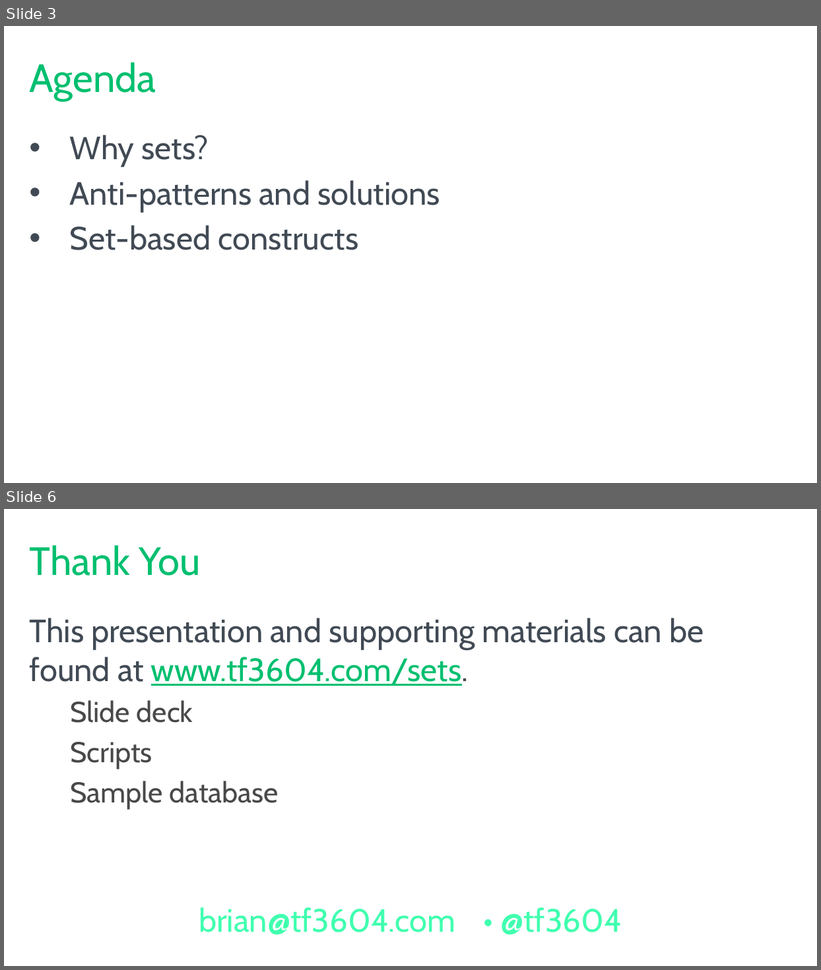
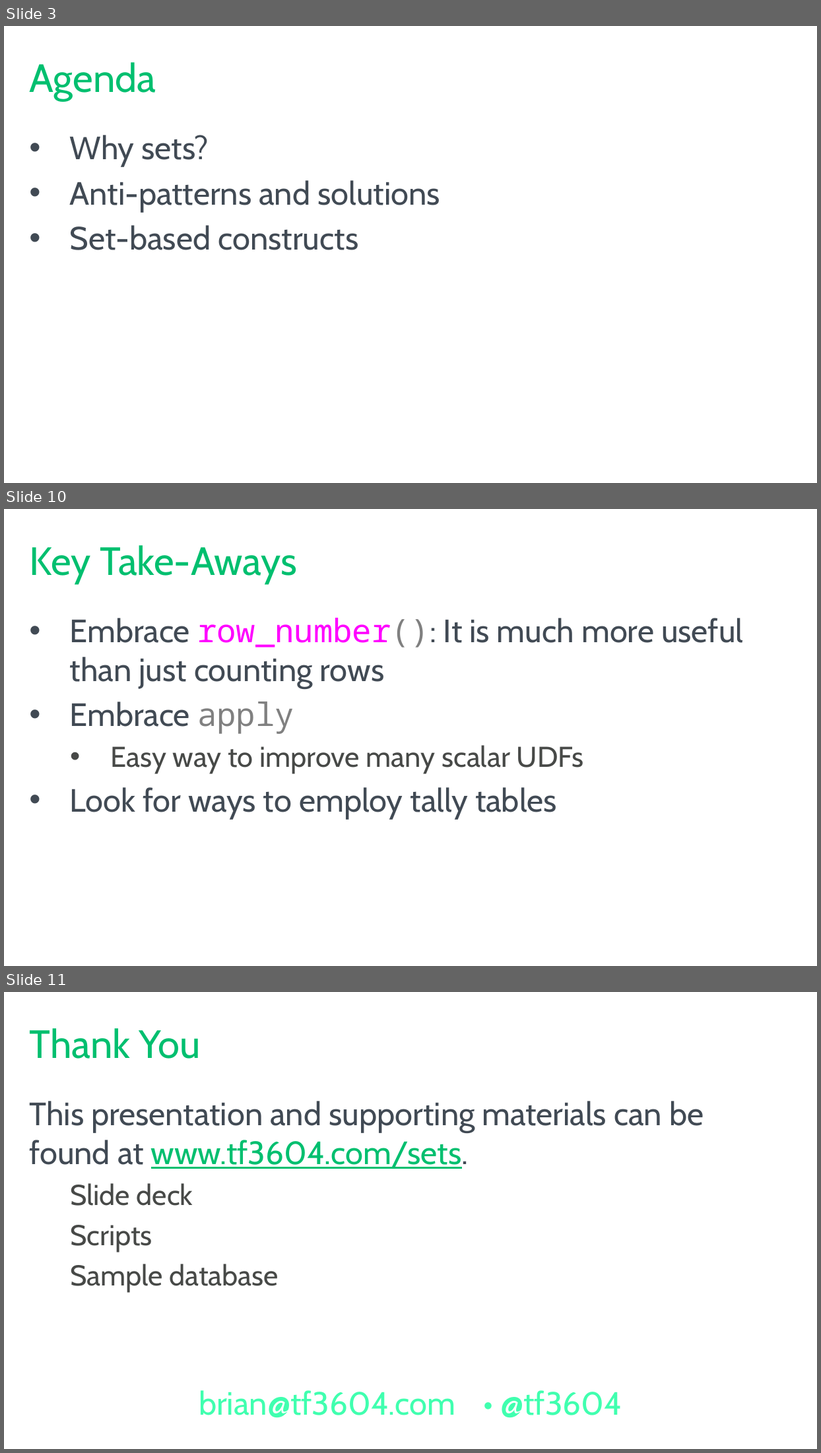
Before and after one commit to tf3604/SetMeUp, a slide deck: HowToThinkInSets.pptx. Shown one above the other, each under a label of ours: slides 3 and 6 before the commit, slides 3, 10 and 11 after it; the slides between them are not shown. The pictures are 821x970 and 821x1453 pixels, drawn with LibreOffice and Linux fonts; fonts in the diff are those of the drawing; background and template pictures are left out. Boxes give left, top, right and bottom in pixels: in the first picture for what was removed or moved away, otherwise in the second. Text is boxed around its words. In the diff, an @@ line names an element or a change of style, - is before the commit and + after.

Commit message:
Slides for SQL test harness; UDF summary; key take-aways.

```diff
--- a/HowToThinkInSets.pptx
+++ b/HowToThinkInSets.pptx
@@ slide 10 added at [4,509,817,966], background #FFFFFF @@
@@ title added at [30,545,297,584], 44 pt, text #00BF6F @@
+Key Take-Aways
@@ text added at [70,618,743,819], 36 pt, text #414A54 @@
+• Embrace row_number(): It is much more useful than just counting rows
+• Embrace apply
+  • Easy way to improve many scalar UDFs
+• Look for ways to employ tally tables
@@ what was slide 6 is now slide 11 @@
```
Also in this commit, not shown: 1 slide changed, 5 other slides added, 1 slide removed.
